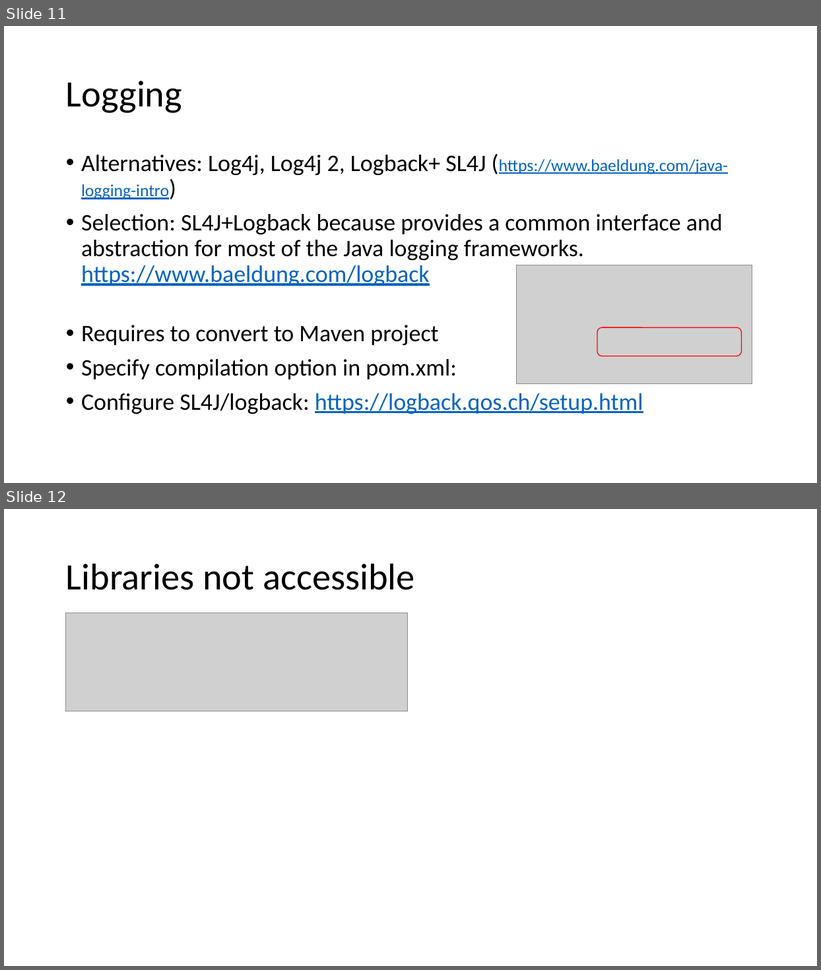
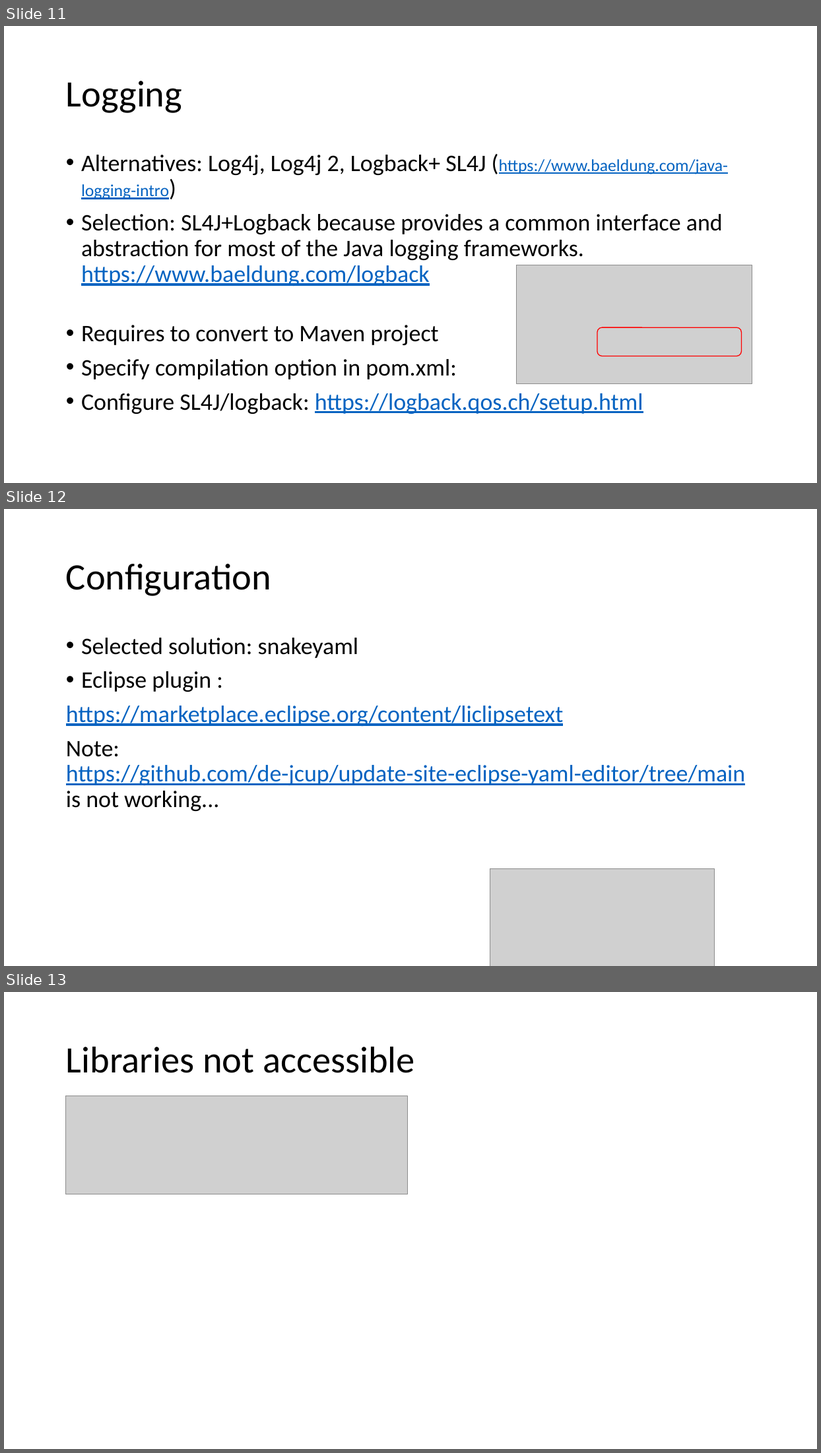
Before and after one commit to devidin/yavumeter, a slide deck: doc/Steps overview.pptx. Shown one above the other, each under a label of ours: slides 11 and 12 before the commit, slides 11, 12 and 13 after it. The pictures are 821x970 and 821x1453 pixels, drawn with LibreOffice and Linux fonts; fonts in the diff are those of the drawing; grey boxes stand for pictures. Boxes give left, top, right and bottom in pixels: in the first picture for what was removed or moved away, otherwise in the second. Text is boxed around its words. In the diff, an @@ line names an element or a change of style, - is before the commit and + after.

Commit message:
First working configuration with snakeyaml

```diff
--- a/doc/Steps overview.pptx
+++ b/doc/Steps overview.pptx
@@ slide 12 added at (4,509,817,966), background #FFFFFF @@
@@ title added at (66,564,271,596), 44 pt, text #000000 @@
+Configuration
@@ text added at (66,638,745,811), 28 pt, text #0563C1, underline @@
+• Selected solution: snakeyaml
+• Eclipse plugin :
+https://marketplace.eclipse.org/content/liclipsetext
+Note: https://github.com/de-jcup/update-site-eclipse-yaml-editor/tree/main is not working...
@@ picture added at (490,869,715,966) @@
@@ what was slide 12 is now slide 13 @@
```
Also in this commit, not shown: 2 slides changed, 10 other files.
